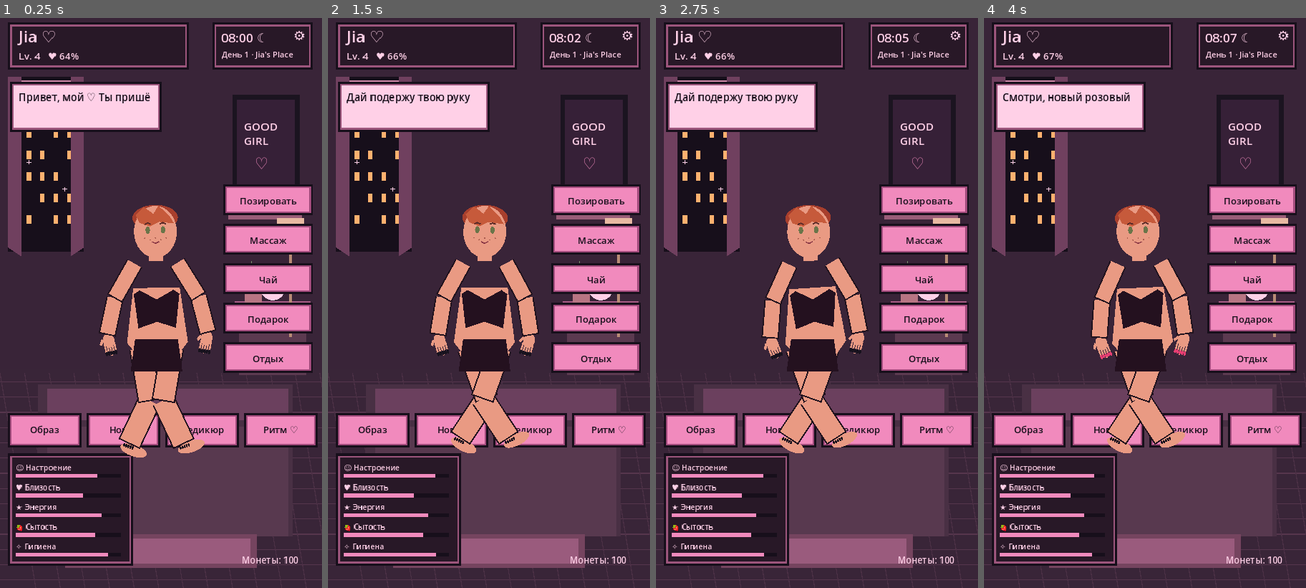
Above: before the commit, frames 1-4 (left to right).
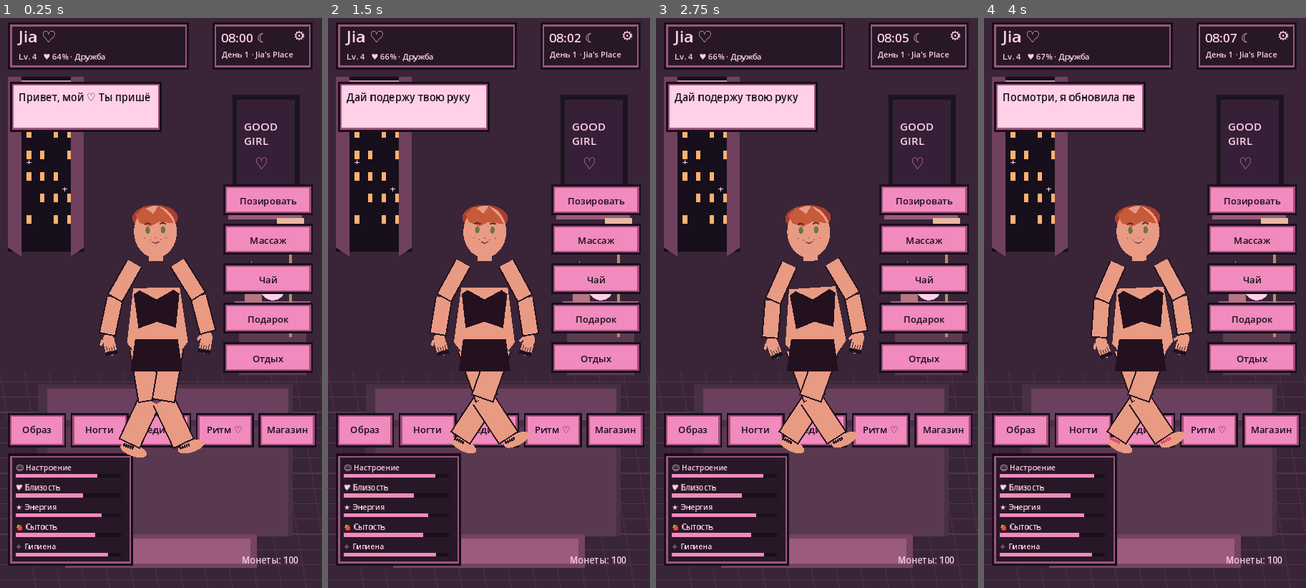
Above: after the commit, the same moments.

Repository: babymurderr0711/jia-android
Game: Godot game, scene res://Main.tscn
Two runs of this game, one before a commit and one after it. Both use one fixed random seed, a clock stepped at 60 frames per second and the inputs below.
Inputs (mouse positions are in pixels of both pictures, inside the frame that each line leads up to):
- Up to frame 1 (0.25 s): no input
- Up to frame 2 (1.5 s): move the mouse to (559, 274) at 0.52 s; click (559, 274) at 0.67 s; drag from (424, 331) to (472, 417) at 1.27 s
- Up to frame 3 (2.75 s): move the mouse to (849, 177) at 2.02 s; click (849, 177) at 2.17 s
- Up to frame 4 (4 s): drag from (1128, 417) to (1048, 217) at 2.77 s; move the mouse to (1241, 388) at 3.52 s; click (1241, 388) at 3.67 s

The runs differ from the first frame. In frame 1, 1.6% of the frame differs, in the area x 6-99%, y 6-76%; in frame 2, 1.6%; in frame 3, 1.6%; in frame 4, 2.1%, in the area x 5-99%, y 6-76%.

Commit message:
feat: expand interactions, shop, rewards and gesture-driven animation

Diff:
--- a/godot/main.gd
+++ b/godot/main.gd
@@ -62,6 +62,7 @@
 @onready var character_rig: JiaSkeletonRig = $CharacterRig
 @onready var ambient_music: JiaAmbientMusic = $AmbientMusic
 var settings_open := false
+var shop_open := false
 var dialogue_index := 0
 var touch_cooldown := 0.0
 const DIALOGUE_LINES := [
@@ -382,7 +383,7 @@
 	# Header
 	_panel(Rect2(18, 18, 405, 105))
 	draw_string(ThemeDB.fallback_font, Vector2(42, 63), "Jia ♡", HORIZONTAL_ALIGNMENT_LEFT, -1, 36, PALE)
-	draw_string(ThemeDB.fallback_font, Vector2(42, 101), "Lv. " + str(1 + int(closeness / 20.0)) + "   ♥ " + str(int(closeness)) + "%", HORIZONTAL_ALIGNMENT_LEFT, -1, 22, PALE)
+	draw_string(ThemeDB.fallback_font, Vector2(42, 101), "Lv. " + str(1 + int(closeness / 20.0)) + "   ♥ " + str(int(closeness)) + "% · " + JiaWorld.relationship_stage(), HORIZONTAL_ALIGNMENT_LEFT, -1, 18, PALE)
 	_panel(Rect2(475, 18, 225, 105))
 	draw_string(ThemeDB.fallback_font, Vector2(495, 63), _clock_label(), HORIZONTAL_ALIGNMENT_LEFT, -1, 28, PALE)
 	draw_string(ThemeDB.fallback_font, Vector2(495, 96), _day_label(), HORIZONTAL_ALIGNMENT_LEFT, -1, 18, PALE)
@@ -402,9 +403,18 @@
 	_draw_stat("🍓 Сытость", JiaWorld.hunger, 1150)
 	_draw_stat("✧ Гигиена", JiaWorld.hygiene, 1194)
 	# bottom nav
-	var nav := ["Образ", "Ногти", "Педикюр", "Ритм ♡"]
-	for i in range(4):
-		_button(Rect2(18 + i * 176, 890, 164, 76), nav[i])
+	var nav := ["Образ", "Ногти", "Педикюр", "Ритм ♡", "Магазин"]
+	for i in range(5):
+		_button(Rect2(18 + i * 140, 890, 130, 76), nav[i])
+	if shop_open:
+		_panel(Rect2(325, 285, 375, 475))
+		draw_string(ThemeDB.fallback_font, Vector2(350, 330), "Маленький магазин ♡", HORIZONTAL_ALIGNMENT_LEFT, -1, 25, PALE)
+		draw_string(ThemeDB.fallback_font, Vector2(350, 365), "Чай %d · Перекус %d · Цветы %d" % [int(JiaWorld.inventory.get("tea", 0)), int(JiaWorld.inventory.get("snack", 0)), int(JiaWorld.inventory.get("gift_flower", 0))], HORIZONTAL_ALIGNMENT_LEFT, 340, 17, PALE)
+		_button(Rect2(350, 395, 325, 58), "Забрать ежедневный бонус · +25")
+		_button(Rect2(350, 465, 325, 58), "Купить чай · 8 монет")
+		_button(Rect2(350, 535, 325, 58), "Купить перекус · 12 монет")
+		_button(Rect2(350, 605, 325, 58), "Купить цветы · 30 монет")
+		_button(Rect2(350, 675, 325, 58), "Закрыть магазин")
 	if settings_open:
 		_panel(Rect2(350, 350, 350, 390))
 		draw_string(ThemeDB.fallback_font, Vector2(382, 398), "Настройки", HORIZONTAL_ALIGNMENT_LEFT, -1, 28, PALE)
@@ -514,8 +524,29 @@
 		elif Rect2(380, 685, 290, 42).has_point(pos):
 			settings_open = false
 		return
+	if shop_open:
+		if Rect2(350, 395, 325, 58).has_point(pos):
+			if JiaWorld.claim_daily_reward():
+				action_text = "Ежедневный бонус получен: +25 монет, чай и перекус! ♡"
+				_sync_world_state()
+			else:
+				action_text = "Сегодня бонус уже забран. Возвращайся завтра ♡"
+		elif Rect2(350, 465, 325, 58).has_point(pos):
+			_buy_item("tea")
+		elif Rect2(350, 535, 325, 58).has_point(pos):
+			_buy_item("snack")
+		elif Rect2(350, 605, 325, 58).has_point(pos):
+			_buy_item("gift_flower")
+		elif Rect2(350, 675, 325, 58).has_point(pos):
+			shop_open = false
+		queue_redraw()
+		return
 	if pos.y > 890 and pos.y < 980:
-		var idx := clampi(int(pos.x / 176.0), 0, 3)
+		var idx := clampi(int((pos.x - 18.0) / 140.0), 0, 4)
+		if idx == 4:
+			shop_open = true
+			queue_redraw()
+			return
 		match idx:
 			0: _change_outfit()
 			1: _change_manicure()
@@ -598,6 +629,7 @@
 func _next_pose() -> void:
 	pose_index = (pose_index + 1) % pose_names.size()
 	character_rig.set_pose(pose_index)
+	character_rig.play_gesture("shy", 1.2)
 	pose_editor = false
 	arm_pose = 0.0
 	leg_pose = 0.0
@@ -622,6 +654,7 @@
 	_react(3.0)
 
 func _start_massage() -> void:
+	character_rig.play_gesture("reach", 1.6)
 	expression = "soft"
 	JiaWorld.touch_response("body")
 	expression_timer = 3.0
@@ -634,7 +667,15 @@
 	JiaWorld.affection = minf(100.0, JiaWorld.affection + 1.0)
 	_sync_world_state()
 
+func _buy_item(item_id: String) -> void:
+	if JiaWorld.purchase_item(item_id):
+		action_text = {"tea":"Чай пополнил запасы ♡","snack":"Перекус теперь в инвентаре!","gift_flower":"Цветы куплены — можно порадовать Джию ♡"}[item_id]
+		_sync_world_state()
+	else:
+		action_text = "Пока не хватает монет на эту покупку"
+
 func _gift() -> void:
+	character_rig.play_gesture("shy", 1.8)
 	if JiaWorld.consume("gift_flower"):
 		_sync_world_state()
 		action_text = "Ой, подарок для меня? Спасибо! ♡"
@@ -642,6 +683,7 @@
 		action_text = "Цветы закончились. Заглянем в магазин позже? ♡"
 
 func _greet() -> void:
+	character_rig.play_gesture("wave", 2.2)
 	action_text = "Я скучала! Расскажешь, как прошёл день? ♡"
 	expression = "shy"
 	expression_timer = 2.5
@@ -695,7 +737,12 @@
 	action_text = "Нажимай на сердечко, когда оно появляется! 12 секунд ♡"
 
 func _talk() -> void:
-	action_text = DIALOGUE_LINES[dialogue_index % DIALOGUE_LINES.size()]
+	if closeness >= 85.0:
+		action_text = ["Я чувствую, что могу тебе доверять ♡", "Останься ещё на минутку? Мне хорошо рядом", "Давай сегодня устроим наш маленький вечер"][dialogue_index % 3]
+	elif closeness >= 60.0:
+		action_text = ["Мне нравится, как мы сближаемся ♡", "Расскажи мне что-нибудь хорошее", "Может, выберем мне новый образ?"][dialogue_index % 3]
+	else:
+		action_text = DIALOGUE_LINES[dialogue_index % DIALOGUE_LINES.size()]
 	dialogue_index += 1
 	JiaWorld.affection = minf(100.0, JiaWorld.affection + 0.7)
 	JiaWorld.mood = minf(100.0, JiaWorld.mood + 0.5)
@@ -705,6 +752,7 @@
 	_react(0.0)
 
 func _rest() -> void:
+	character_rig.play_gesture("rest", 2.5)
 	JiaWorld.rest(120)
 	_sync_world_state()
 	expression = "sleepy"
